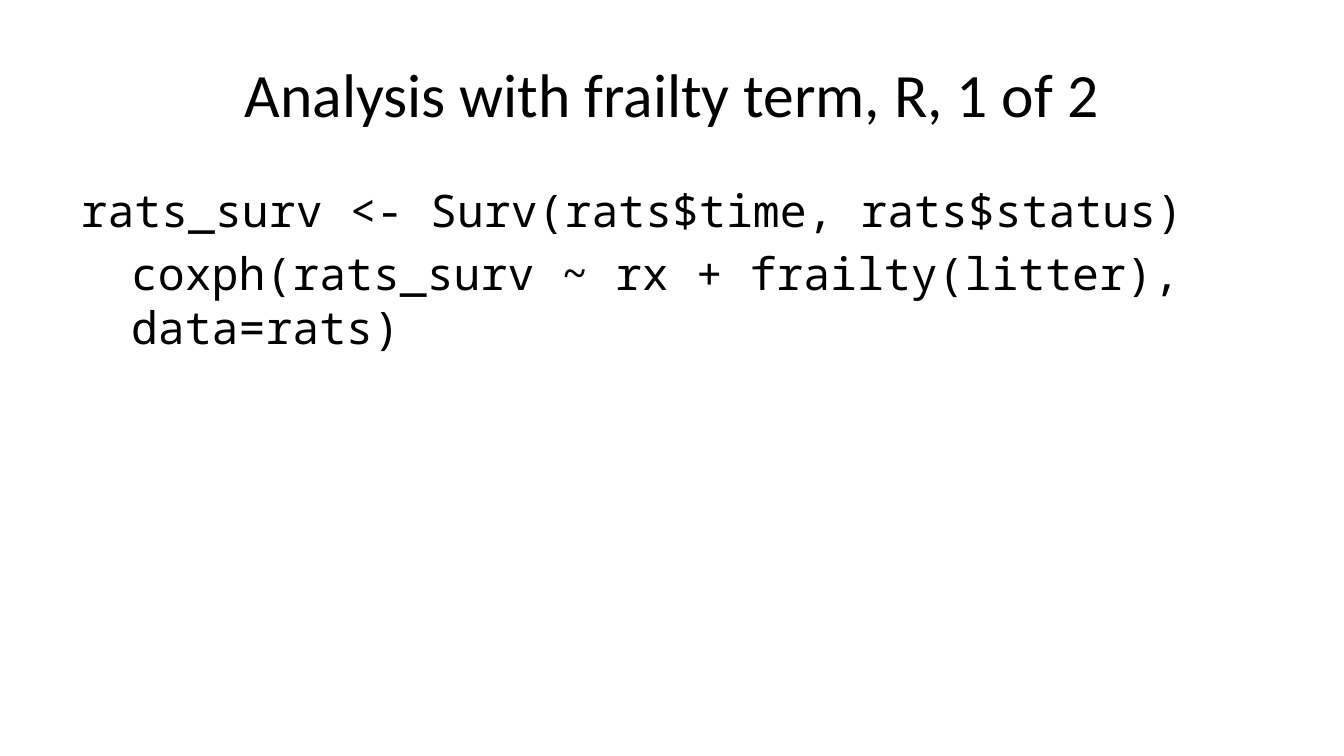
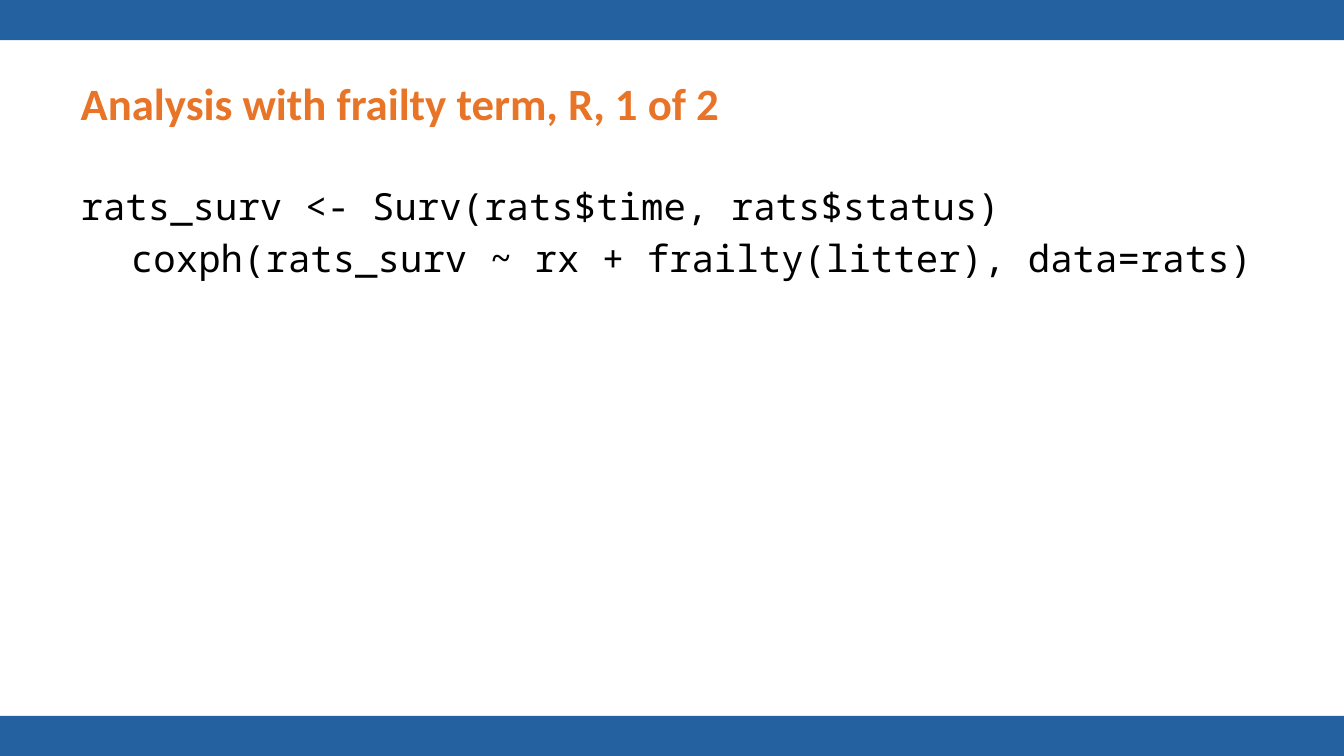
Before and after one commit to pmean/talks, a slide deck: slide 55 of frailty/frailty.pptx (slide 50 before the commit). Drawn at 1344x756 pixels with LibreOffice and Linux fonts; fonts in the diff are those of the drawing; background and template pictures are left out. Boxes give left, top, right and bottom in pixels: in the first picture for what was removed or moved away, otherwise in the second. Text is boxed around its words. In the diff, an @@ line names an element or a change of style, - is before the commit and + after.

```diff
--- a/frailty/frailty.pptx
+++ b/frailty/frailty.pptx
@@ rectangle added at <box>0,0,1344,40</box>, fill #2361A1 @@
@@ title "Analysis with frailty term, R, ...": place and size @@
-title "Analysis with frailty term, R, ..." at <box>245,74,1098,127</box>
+title "Analysis with frailty term, R, ..." at <box>81,88,719,127</box>
@@ title "Analysis with frailty term, R, ..." at <box>81,88,719,127</box>: size 33 to 24 pt, text colour #000000 to #E87427, bold on; alignment centre to left @@
@@ text "rats_surv <- Surv(rats$time, rats$status) coxph(rats_surv ..." at <box>81,191,1252,281</box>: size 24 to 20 pt @@
@@ rectangle added at <box>0,716,1344,756</box>, fill #2361A1 @@
```
Also in this commit, not shown: 54 other slides changed, 10 slides added, 3 slides removed, 1 other file.
